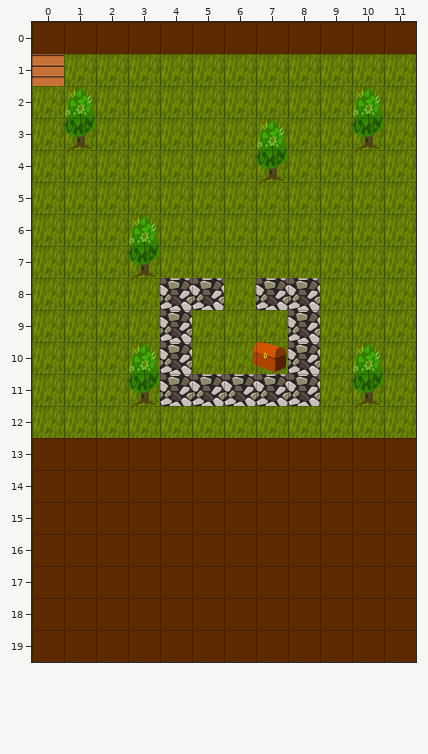
Two states of a Tiled map (JSON), assets/tilemaps/world_tilemap_2.json. Above: the version before the commit.
Cells are 32x32 px. Shown: x 0..11, y 0..19.
New version:
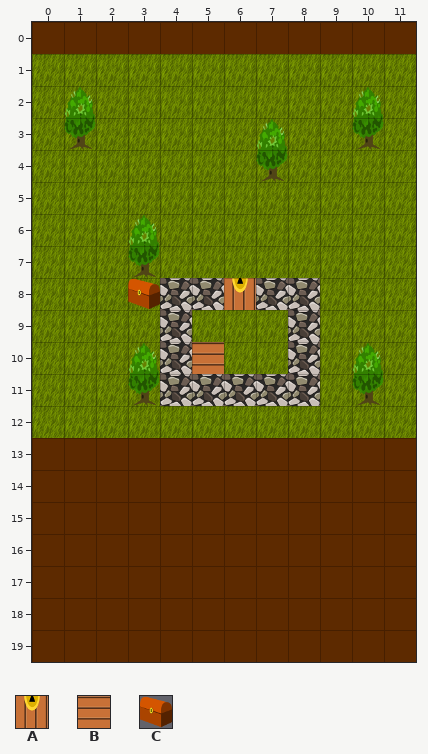
Key: from "tiles": A 3, B 6, C 10.
_ is an empty cell.
Objects are placed by their top-left corner, in cells (3,4 is the top-left corner of cell 3,4); size is 1x1 cell unless given.
Edits made:
Layer "wallslayer":
The author put tile A in row 8 at x 6.
Layer "objectslayer":
Object B "portal" at 0,1 becomes B "portal" at 5,10.
A new object: C "treasure1" at 3,8.
Object C "treasure_1" at 6.9,10 is removed.
Where, in picture pixels (left, top, right, bottom), the same in both pictures:
old place: (32, 54, 64, 86)
added: (128, 278, 160, 310)
added: (224, 278, 256, 310)
removed: (254, 341, 286, 372)
new place: (192, 342, 224, 374)
